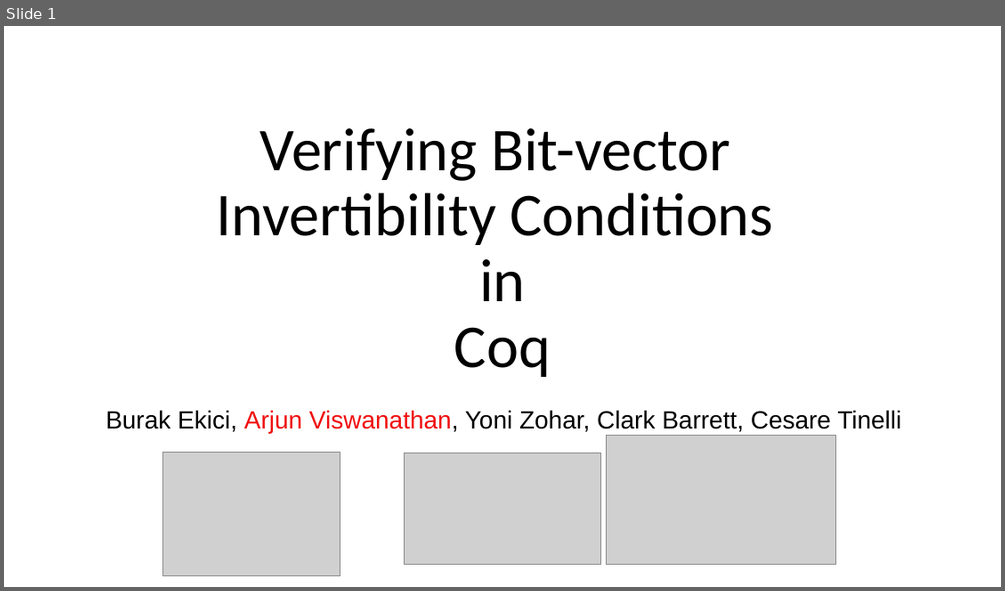
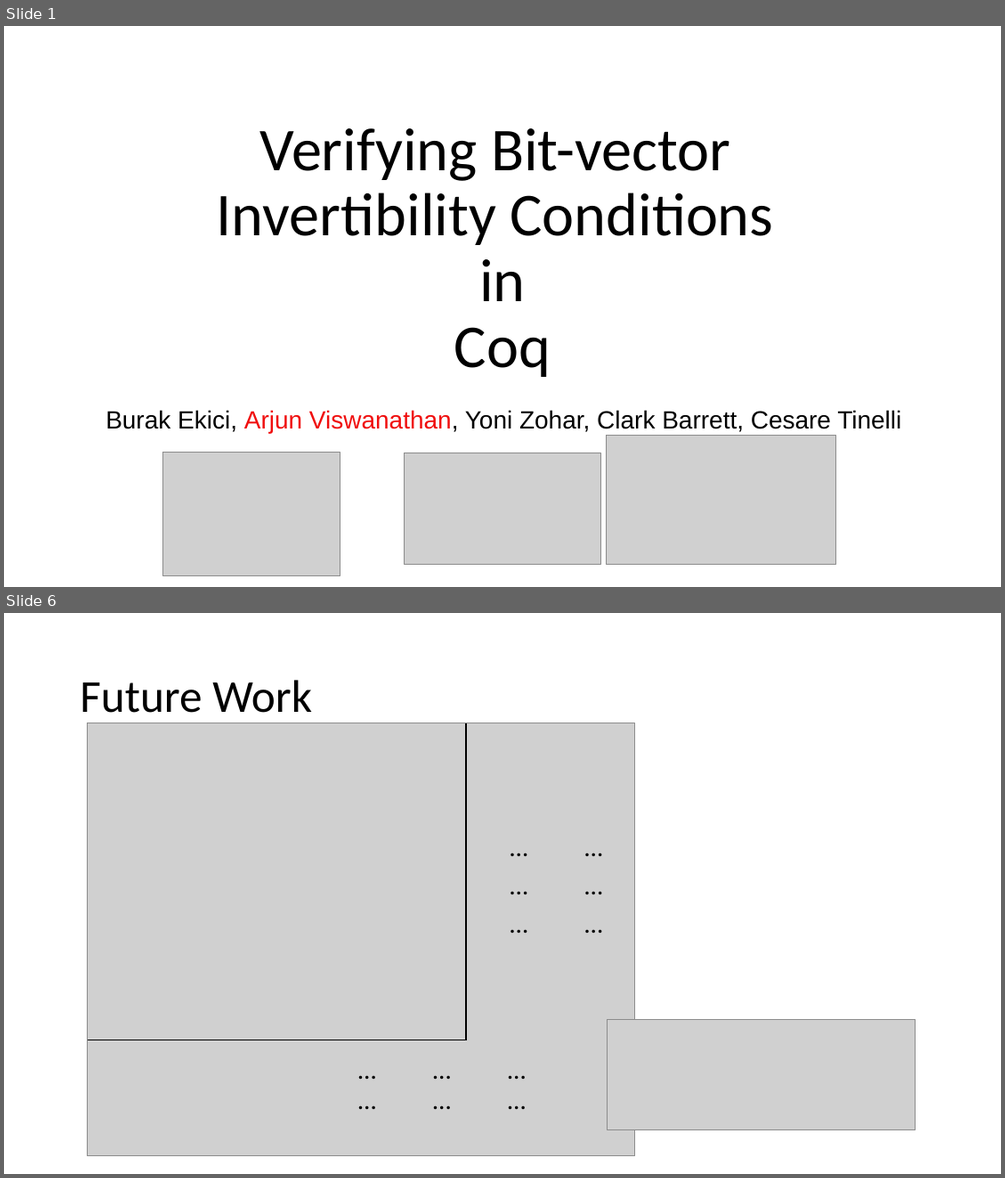
Before and after one commit to arjunvish/fmcad2019, a slide deck: FMCAD Presentation.pptx. Shown one above the other, each under a label of ours: slide 1 before the commit, slides 1 and 6 after it; the slides between them are not shown. The pictures are 1005x591 and 1005x1178 pixels, drawn with LibreOffice and Linux fonts; fonts in the diff are those of the drawing; grey boxes stand for pictures. Boxes give left, top, right and bottom in pixels: in the first picture for what was removed or moved away, otherwise in the second. Text is boxed around its words. In the diff, an @@ line names an element or a change of style, - is before the commit and + after.

```diff
--- a/FMCAD Presentation.pptx
+++ b/FMCAD Presentation.pptx
@@ slide 6 added at (4, 613, 1001, 1174), background #FFFFFF @@
@@ title added at (80, 680, 312, 713), 44 pt, text #000000 @@
+Future Work
@@ picture added at (88, 723, 635, 1156) @@
@@ line added from (465, 723) to (465, 1040), #000000 1.5 pt @@
@@ text added at (502, 826, 618, 865), 25 pt, text #000000 @@
+… …
@@ text added at (502, 866, 618, 905), 25 pt, text #000000 @@
+… …
@@ text added at (502, 903, 618, 942), 25 pt, text #000000 @@
+… …
@@ picture added at (607, 1019, 915, 1130) @@
@@ line added from (465, 1040) to (88, 1040), #000000 1.5 pt @@
@@ text added at (351, 1050, 564, 1088), 25 pt, text #000000 @@
+… … …
@@ text added at (351, 1079, 564, 1119), 25 pt, text #000000 @@
+… … …
```
Also in this commit, not shown: 4 slides changed, 1 other file.
